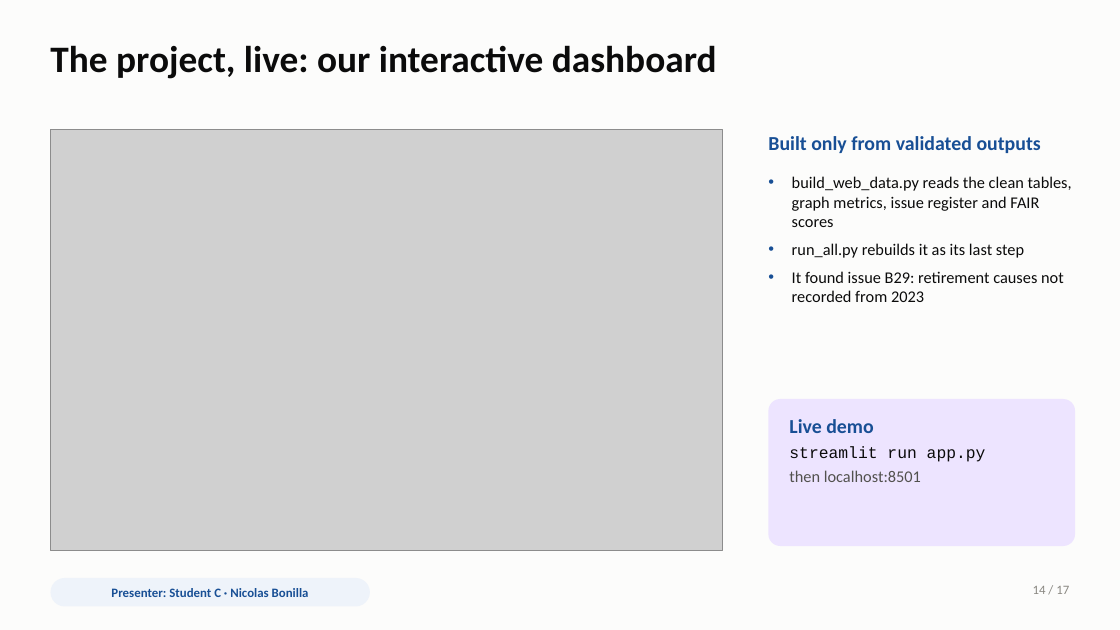
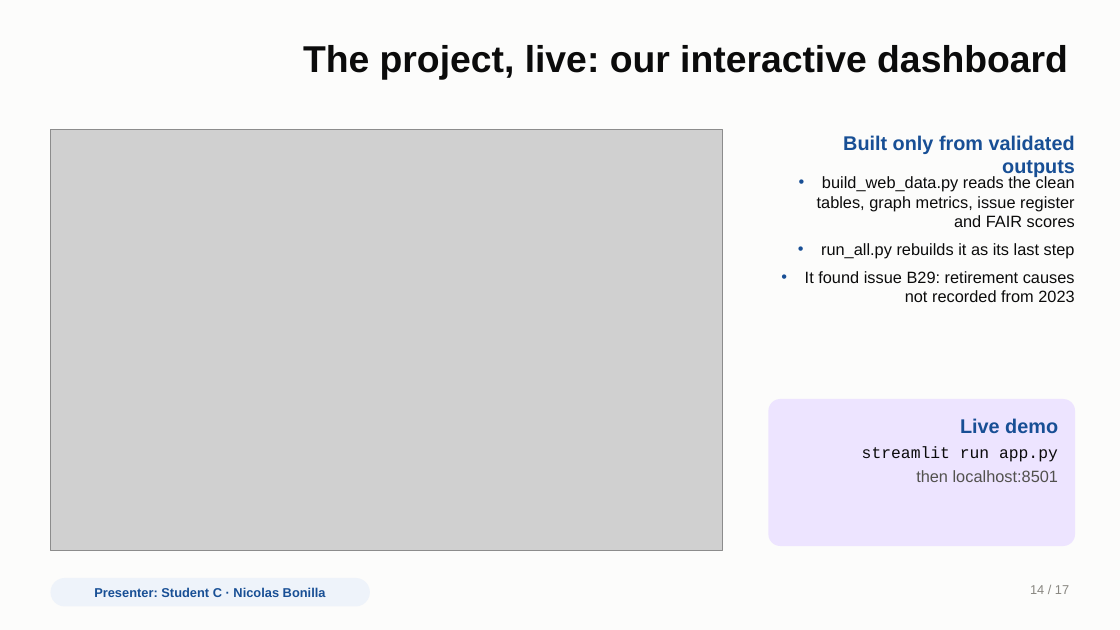
Before and after one commit to zalkimanohar/DataManagement, a slide deck: slide 14 of F1_Data_Management_Presentation 2.ppt. Drawn at 1120x630 pixels with LibreOffice and Linux fonts; fonts in the diff are those of the drawing; grey boxes stand for pictures. Boxes give left, top, right and bottom in pixels: in the first picture for what was removed or moved away, otherwise in the second. Text is boxed around its words. In the diff, an @@ line names an element or a change of style, - is before the commit and + after.

```diff
--- a/F1_Data_Management_Presentation 2.ppt
+++ b/F1_Data_Management_Presentation 2.ppt
@@ font Calibri to Arial; alignment left to right in 3 elements at <box>303,45,1068,80</box>, <box>805,175,1075,302</box>, <box>843,135,1075,178</box> @@
@@ text "Live demo" at <box>862,418,1058,482</box>: font Calibri to Arial in "Live demo", "then localhost:8501"; alignment left to right @@
@@ text "Presenter: Student C · Nicolas ..." at <box>94,587,326,597</box>: font Calibri to Arial @@
@@ text "14 / 17" at <box>1030,585,1069,594</box>: font Calibri to Arial @@
```
Also in this commit, not shown: 16 other slides changed, 1 slide added.
